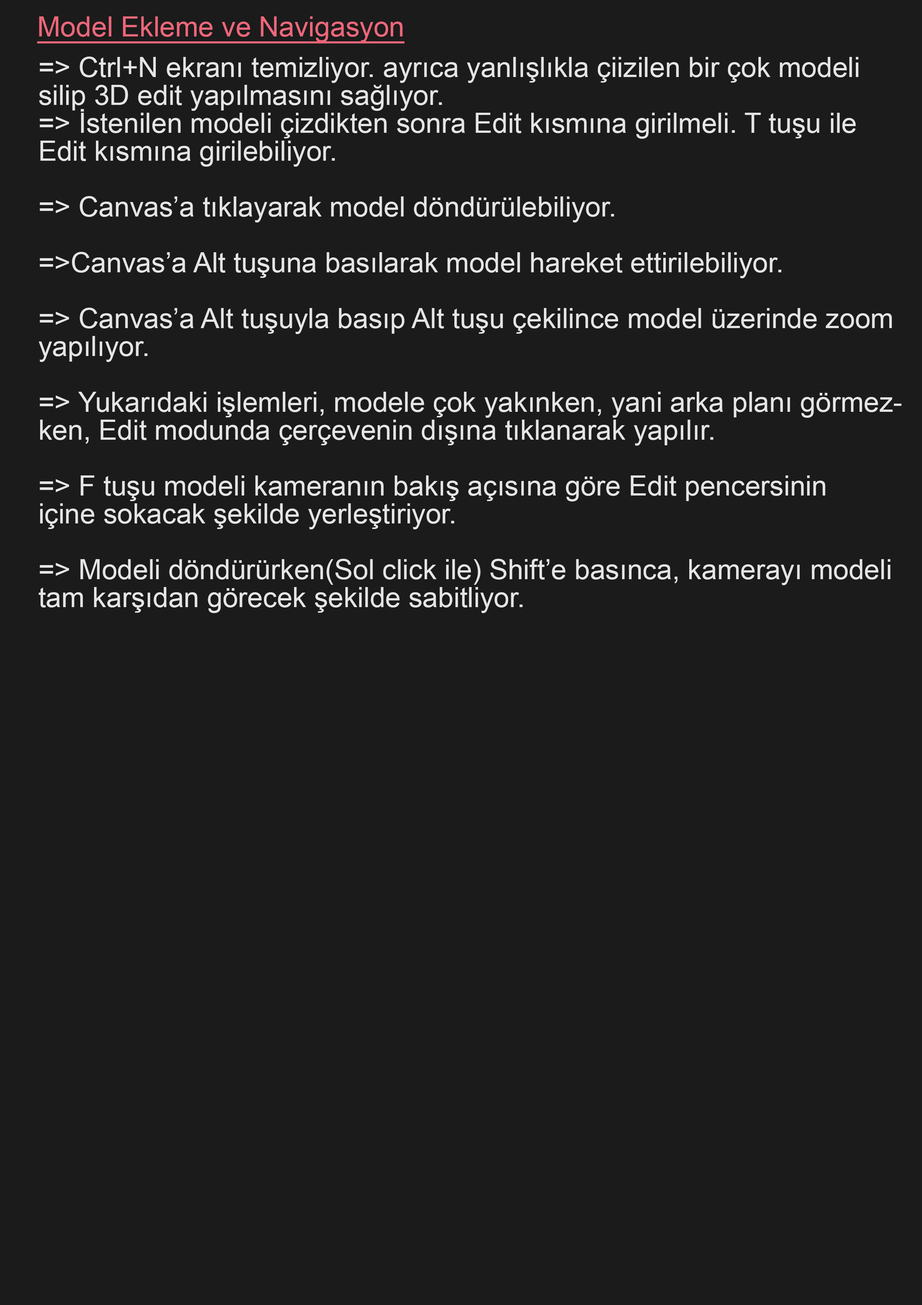
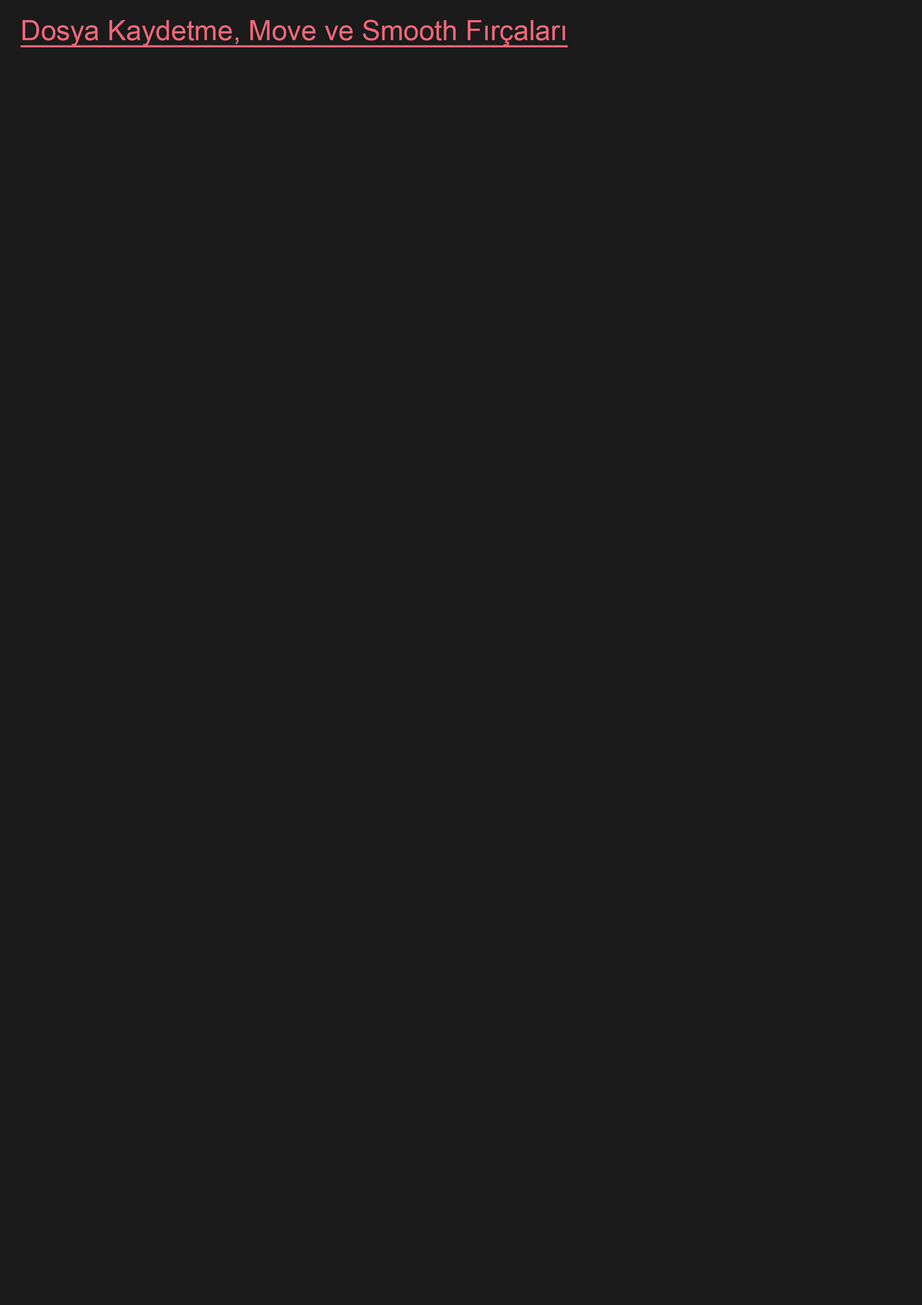
Revision of a layered 922x1305 image; what changed, layer by layer:
removed layer "=> Ctrl+N ekranı temizliyor. ayrıca yanlışlıkla çiizilen bir ço" over [38, 56, 902, 613]
renamed "Model Ekleme ve Navigasyon" to "Dosya Kaydetme, Move ve Smooth Fırçaları", painted on it over [20, 16, 568, 48]
